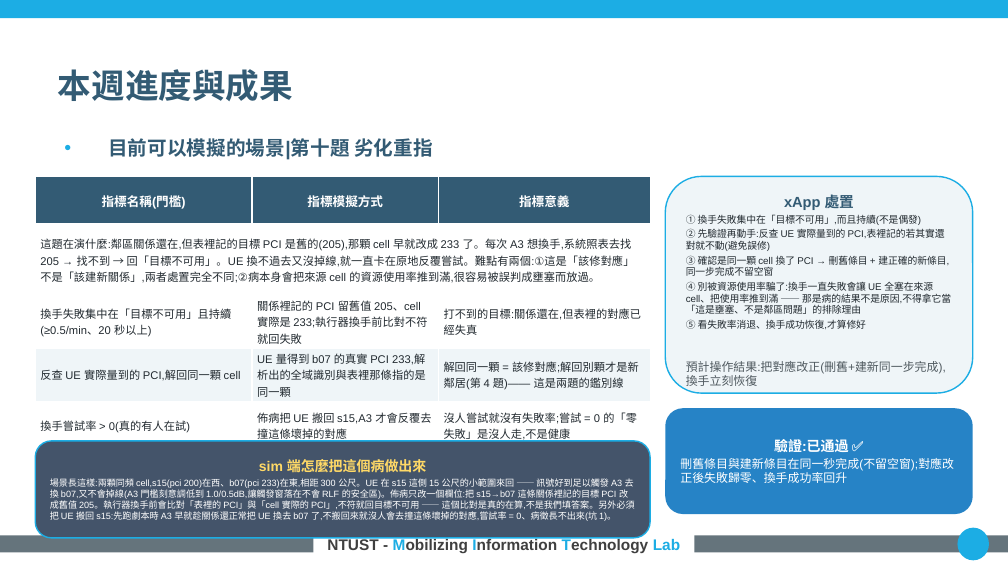
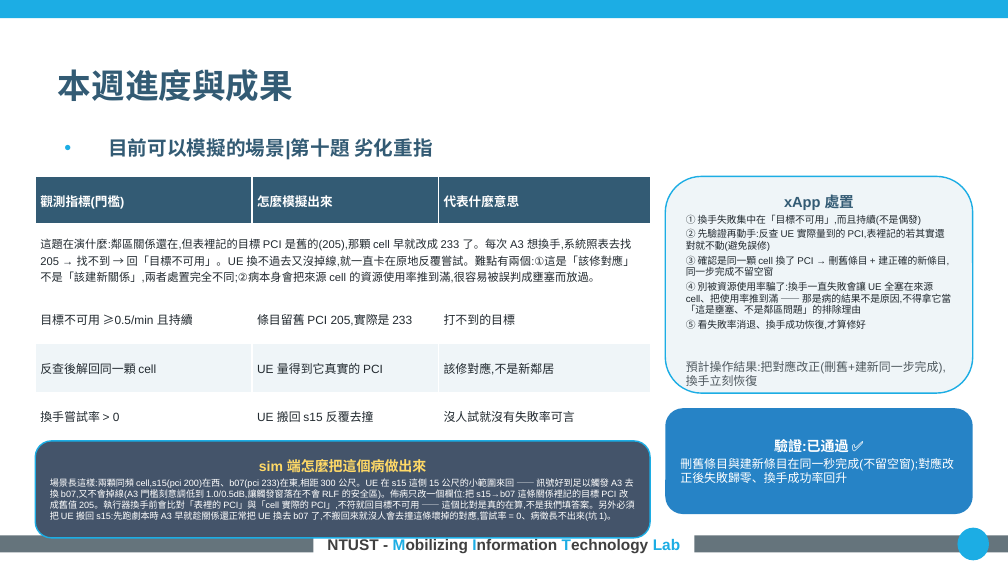
Before and after one commit to kimOuO/RAN-sim-OAI, a slide deck: slide 13 of docs/report/8_27_進度報告_v10十二題.pptx. Drawn at 1008x567 pixels with LibreOffice and Linux fonts; fonts in the diff are those of the drawing; background and template pictures are left out. Boxes give left, top, right and bottom in pixels: in the first picture for what was removed or moved away, otherwise in the second. Text is boxed around its words. In the diff, an @@ line names an element or a change of style, - is before the commit and + after.

```diff
--- a/docs/report/8_27_進度報告_v10十二題.pptx
+++ b/docs/report/8_27_進度報告_v10十二題.pptx
@@ table at bbox=[35, 176, 650, 438] @@
-row 1: 指標名稱(門檻) | 指標模擬方式 | 指標意義
+row 1: 觀測指標(門檻) | 怎麼模擬出來 | 代表什麼意思
-row 3: 換手失敗集中在「目標不可用」且持續(≥0.5/min、20 秒以上) | 關係裡記的 PCI 留舊值 205、cell 實際是 233;執行器換手前比對不符就回失敗 | 打不到的目標:關係還在,但表裡的對應已經失真
+row 3: 目標不可用 ≥0.5/min 且持續 | 條目留舊 PCI 205,實際是 233 | 打不到的目標
-row 4: 反查 UE 實際量到的 PCI,解回同一顆 cell | UE 量得到 b07 的真實 PCI 233,解析出的全域識別與表裡那條指的是同一顆 | 解回同一顆 = 該修對應;解回別顆才是新鄰居(第 4 題)—— 這是兩題的鑑別線
+row 4: 反查後解回同一顆 cell | UE 量得到它真實的 PCI | 該修對應,不是新鄰居
-row 5: 換手嘗試率 > 0(真的有人在試) | 佈病把 UE 搬回 s15,A3 才會反覆去撞這條壞掉的對應 | 沒人嘗試就沒有失敗率;嘗試 = 0 的「零失敗」是沒人走,不是健康
+row 5: 換手嘗試率 > 0 | UE 搬回 s15 反覆去撞 | 沒人試就沒有失敗率可言
```
Also in this commit, not shown: 11 other slides changed, 1 other file.
